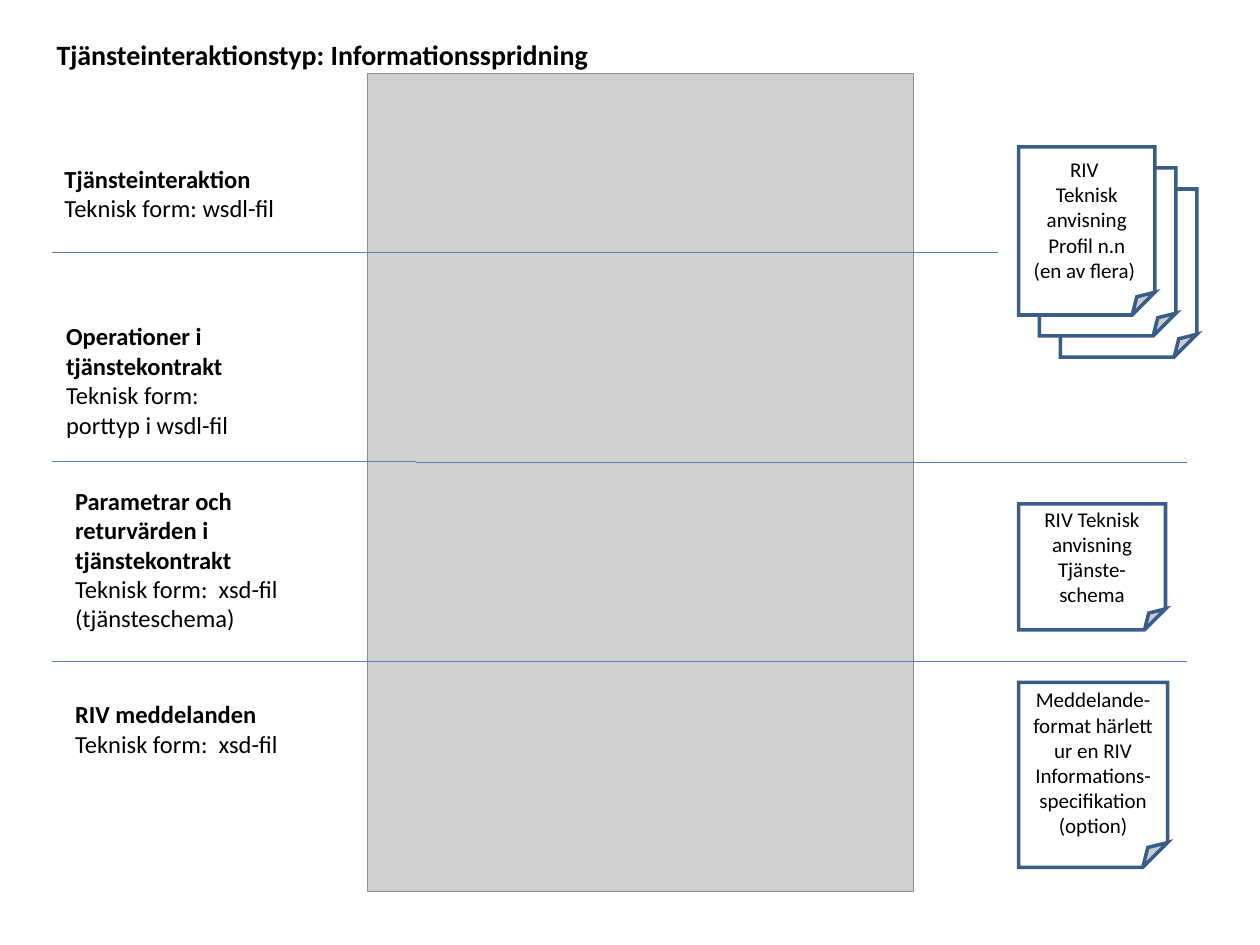
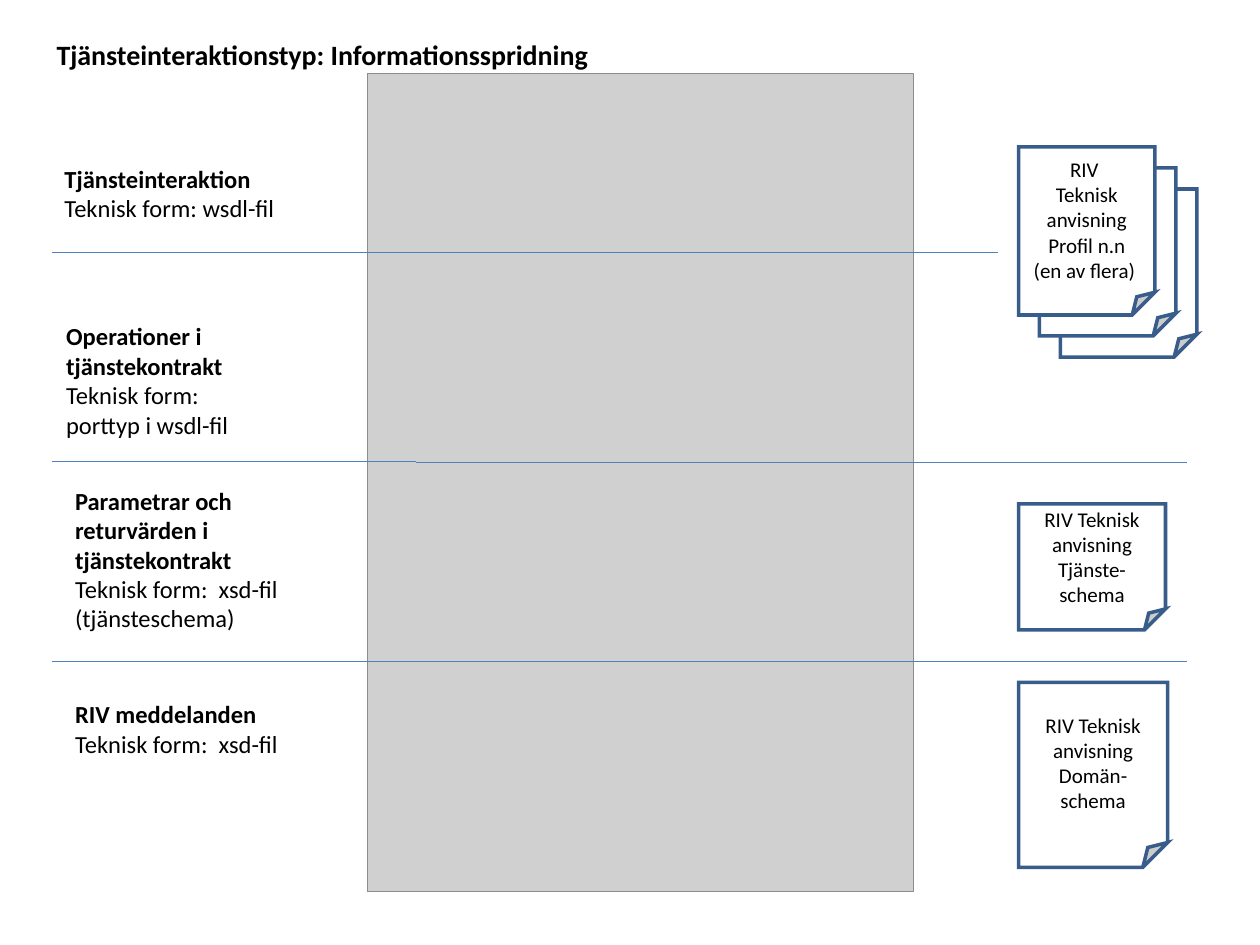
Before and after one commit to admstar/rivta, a slide deck: slide 5 of Profile/trunk/Documents/arbetsdokument/RIV-förvaltning, Illustrationer.ppt. Drawn at 1260x945 pixels with LibreOffice and Linux fonts; fonts in the diff are those of the drawing; grey boxes stand for pictures. Boxes give left, top, right and bottom in pixels: in the first picture for what was removed or moved away, otherwise in the second. Text is boxed around its words. In the diff, an @@ line names an element or a change of style, - is before the commit and + after.

```diff
--- a/Profile/trunk/Documents/arbetsdokument/RIV-förvaltning, Illustrationer.ppt
+++ b/Profile/trunk/Documents/arbetsdokument/RIV-förvaltning, Illustrationer.ppt
@@ text in folded corner at <box>1045,718,1141,808</box>: text changed @@
-Meddelande-format härlett ur en RIV Informations-specifikation (option)
+RIV Teknisk anvisning Domän-schema
```
Also in this commit, not shown: 9 other slides changed, 1 other file.
